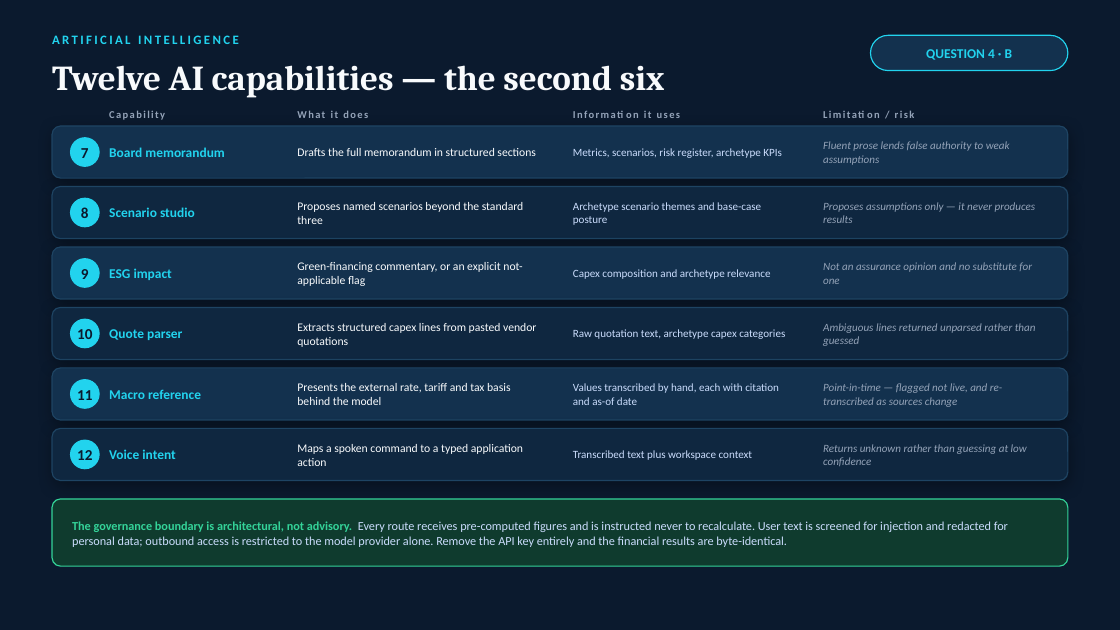
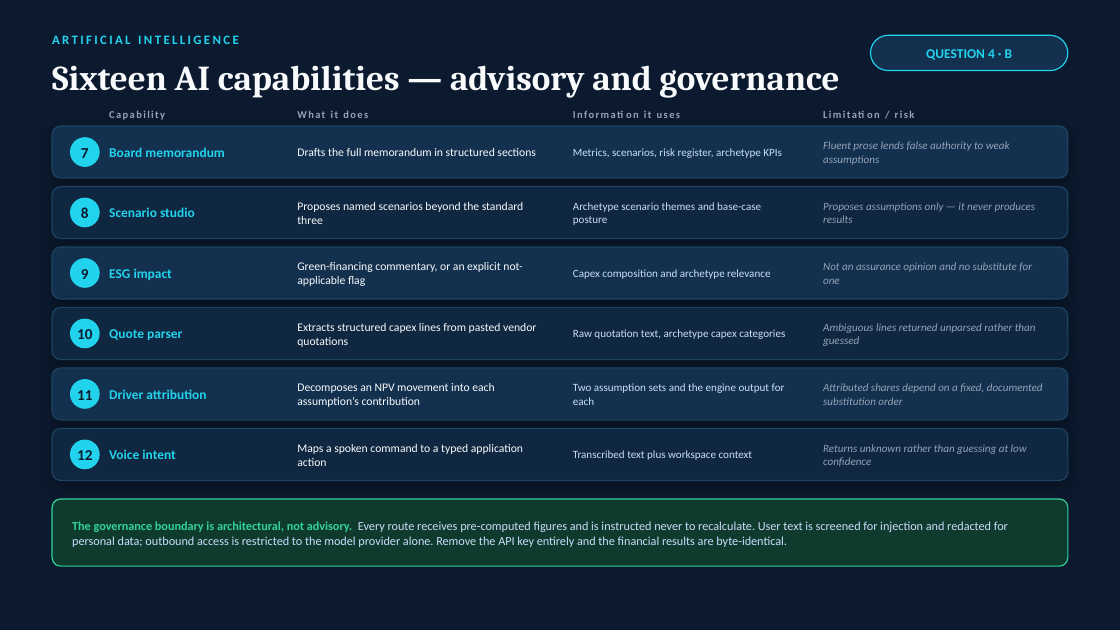
Before and after one commit to krish2105/CF-CapExIQ, a slide deck: slide 12 of submissions/CapExIQ_Executive_Presentation.pptx. Drawn at 1120x630 pixels with LibreOffice and Linux fonts; fonts in the diff are those of the drawing. Boxes give left, top, right and bottom in pixels: in the first picture for what was removed or moved away, otherwise in the second. Text is boxed around its words. In the diff, an @@ line names an element or a change of style, - is before the commit and + after.

Commit message:
feat: wire real AI advisory, add Tier 1 decision-intelligence features, fix E2E auth, close brief gaps

```diff
--- a/submissions/CapExIQ_Executive_Presentation.pptx
+++ b/submissions/CapExIQ_Executive_Presentation.pptx
@@ text at (52, 65, 839, 98): text changed @@
-Twelve AI capabilities — the second six
+Sixteen AI capabilities — advisory and governance
@@ text at (109, 389, 206, 399): text changed @@
-Macro reference
+Driver attribution
@@ text at (297, 383, 494, 407): text changed @@
-Presents the external rate, tariff and tax basis behind the model
+Decomposes an NPV movement into each assumption’s contribution
@@ text at (573, 383, 785, 405): text changed @@
-Values transcribed by hand, each with citation and as-of date
+Two assumption sets and the engine output for each
@@ text at (823, 383, 1043, 405): text changed @@
-Point-in-time — flagged not live, and re-transcribed as sources change
+Attributed shares depend on a fixed, documented substitution order
```
Also in this commit, not shown: 2 other slides changed, 22 other files.
